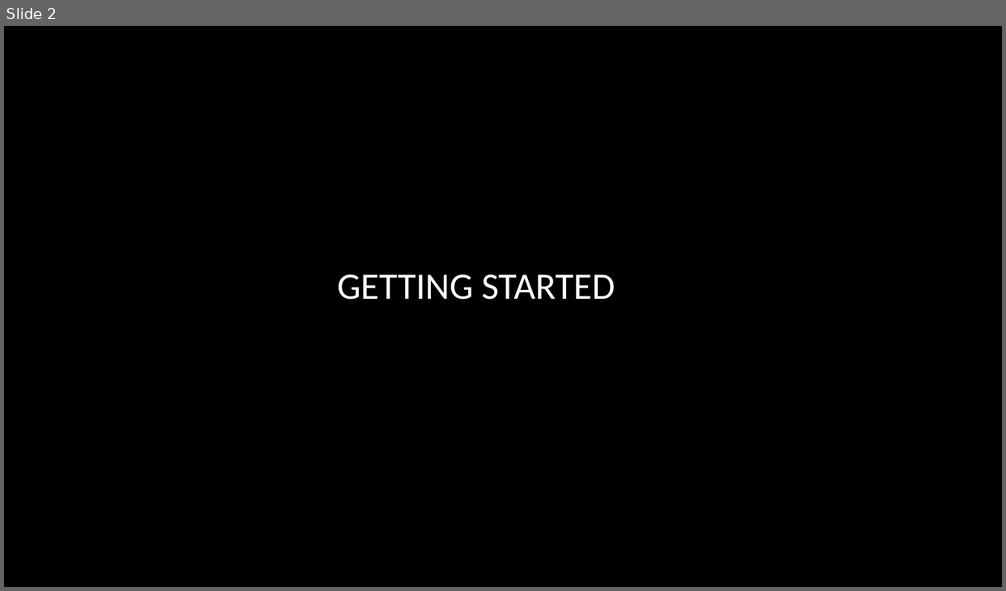
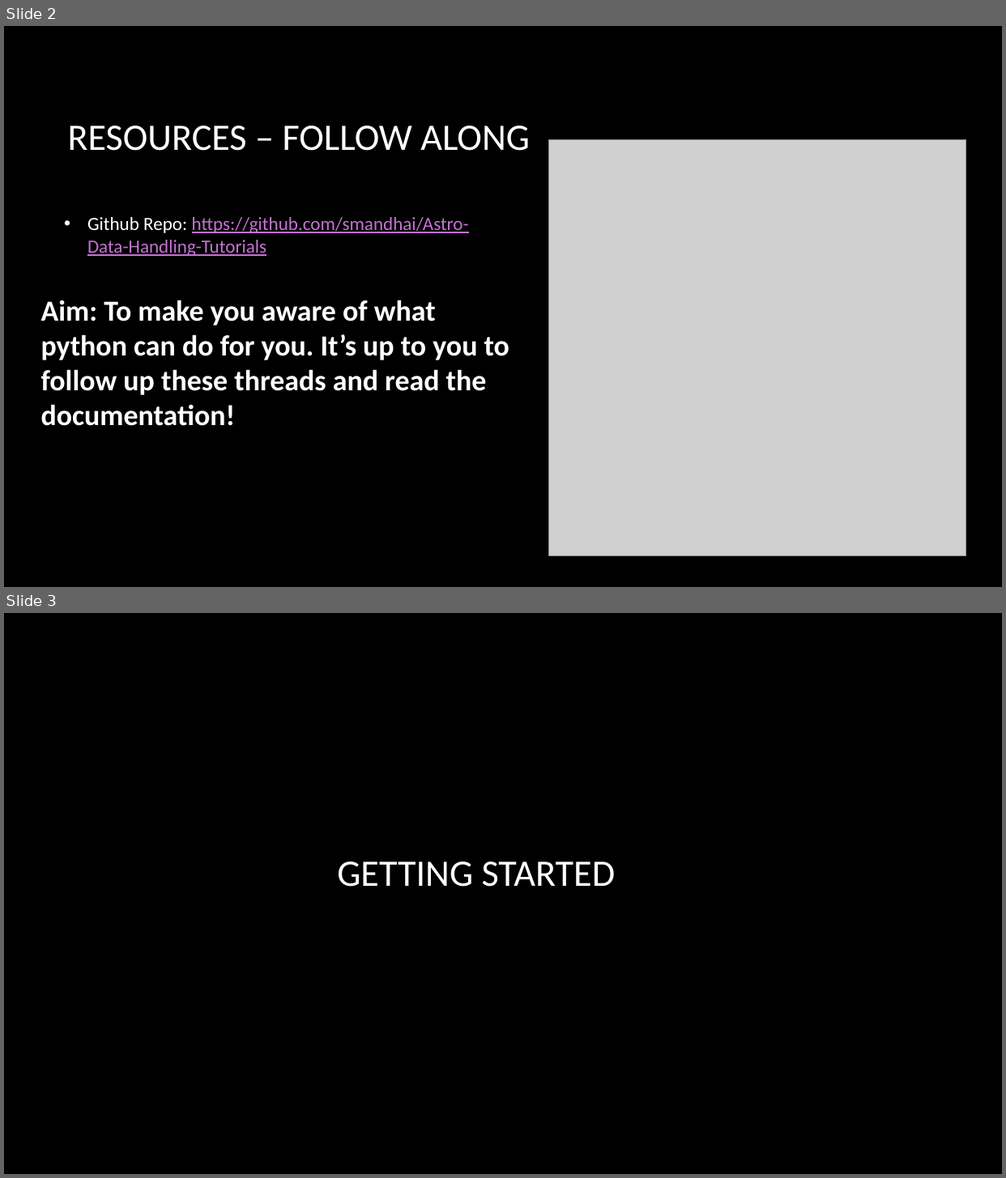
Before and after one commit to smandhai/Astro-Data-Handling-Tutorials, a slide deck: A Primer on Python Survival.pptx. Shown one above the other, each under a label of ours: slide 2 before the commit, slides 2 and 3 after it. The pictures are 1006x591 and 1006x1178 pixels, drawn with LibreOffice and Linux fonts; fonts in the diff are those of the drawing; grey boxes stand for pictures; background and template pictures are left out. Boxes give left, top, right and bottom in pixels: in the first picture for what was removed or moved away, otherwise in the second. Text is boxed around its words. In the diff, an @@ line names an element or a change of style, - is before the commit and + after.

```diff
--- a/A Primer on Python Survival.pptx
+++ b/A Primer on Python Survival.pptx
@@ slide 2 added at [4,26,1002,587], background picture (left out) @@
@@ title added at [68,126,530,151], 36 pt, text #FFFFFF @@
+RESOURCES – FOLLOW ALONG
@@ picture added at [549,139,966,557] @@
@@ text added at [87,217,469,256], 18 pt, text #C573D2, underline @@
+• Github Repo: https://github.com/smandhai/Astro-Data-Handling-Tutorials
@@ text added at [41,300,509,426], 28 pt, text #FFFFFF, bold @@
+Aim: To make you aware of what python can do for you. It’s up to you to follow up these threads and read the documentation!
@@ what was slide 2 is now slide 3 @@
```
Also in this commit, not shown: 4 other slides added.
